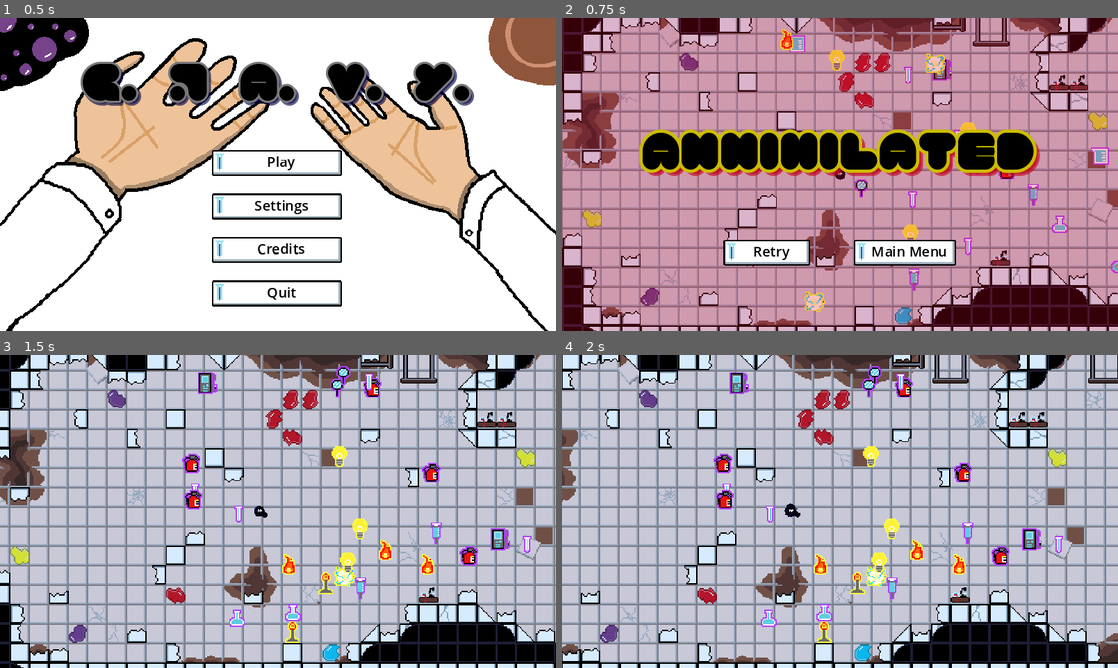
Above: before the commit, frames 1-4 (two rows, left to right).
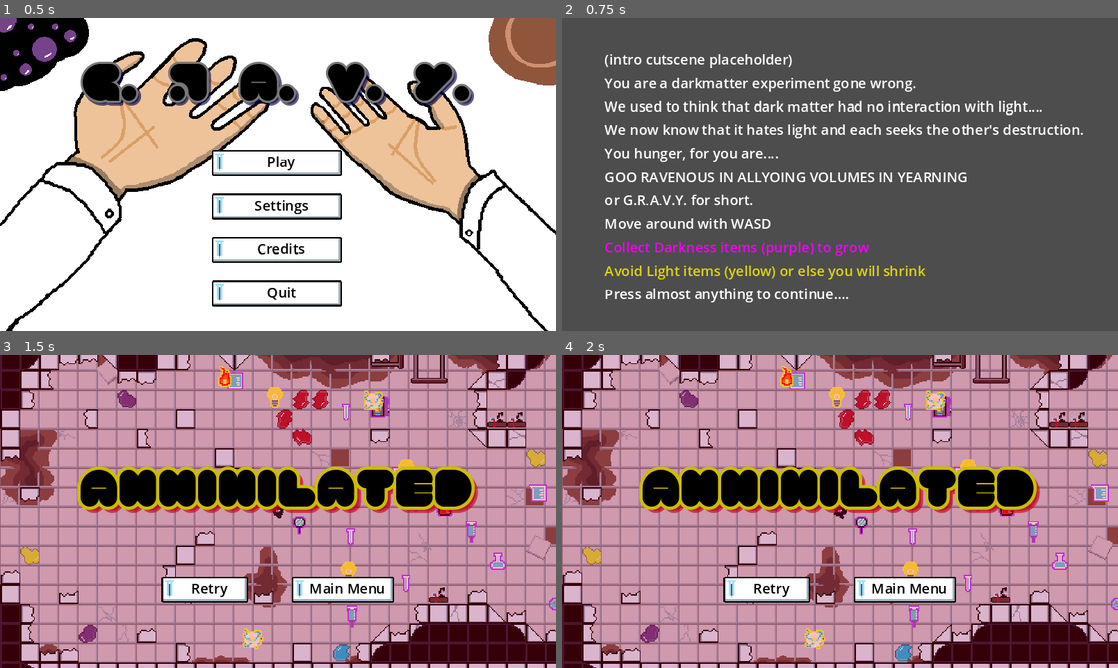
Above: after the commit, the same moments.

Repository: BenBenBenB/godot-testing-2d
Game: Godot game, scene res://scene/main.tscn
Two runs of this game, one before a commit and one after it. Both use one fixed random seed, a clock stepped at 60 frames per second and the inputs below. Sound files missing from this copy of the repository are replaced by a short silence.
Inputs (mouse positions are in pixels of both pictures, inside the frame that each line leads up to):
- Up to frame 1 (0.5 s): no input
- Up to frame 2 (0.75 s): click "Play" at 0.5 s
- Up to frame 3 (1.5 s): click (205, 589) at 1.25 s, where only the run before the commit has a clickable "Retry"
- Up to frame 4 (2 s): no input

Frame 1 is identical in both runs. In frame 2, 100% of the frame differs, in the area x 0-100%, y 0-100%; in frame 3, 98%; in frame 4, 96%.

Commit message:
add intro "cutscene"

Diff:
--- /dev/null
+++ b/scene/cutscene/intro_cutscene.gd
@@ -0,0 +1,16 @@
+extends Level
+
+# Called every frame. 'delta' is the elapsed time since the previous frame.
+func _process(delta):
+	if Input.is_anything_pressed():
+		if no_gnomes():
+			level_ended.emit(1)
+
+func no_gnomes():
+	return (
+		not Input.is_key_pressed(KEY_G)
+		and not Input.is_key_pressed(KEY_N)
+		and not Input.is_key_pressed(KEY_O)
+		and not Input.is_key_pressed(KEY_M)
+		and not Input.is_key_pressed(KEY_E)
+	)
--- /dev/null
+++ b/scene/cutscene/intro_cutscene.tscn
@@ -0,0 +1,72 @@
+[gd_scene load_steps=4 format=3 uid="uid://brsxr2hr3wanu"]
+
+[ext_resource type="Script" path="res://scene/cutscene/intro_cutscene.gd" id="1_xwwkr"]
+
+[sub_resource type="LabelSettings" id="LabelSettings_jophf"]
+font_color = Color(0.95864, 0.000793772, 0.965171, 1)
+
+[sub_resource type="LabelSettings" id="LabelSettings_m04ya"]
+font_color = Color(0.863637, 0.824366, 0.0828528, 1)
+
+[node name="IntroCutscene" type="Node"]
+script = ExtResource("1_xwwkr")
+level_id = -3
+
+[node name="Camera2D" type="Camera2D" parent="."]
+position = Vector2(323, 180)
+
+[node name="VBoxContainer" type="VBoxContainer" parent="."]
+offset_left = 52.0
+offset_top = 36.0
+offset_right = 604.0
+offset_bottom = 302.0
+
+[node name="Label2" type="Label" parent="VBoxContainer"]
+layout_mode = 2
+text = "(intro cutscene placeholder)"
+metadata/_edit_use_anchors_ = true
+
+[node name="Label" type="Label" parent="VBoxContainer"]
+layout_mode = 2
+text = "You are a darkmatter experiment gone wrong."
+metadata/_edit_use_anchors_ = true
+
+[node name="Label3" type="Label" parent="VBoxContainer"]
+layout_mode = 2
+text = "We used to think that dark matter had no interaction with light...."
+metadata/_edit_use_anchors_ = true
+
+[node name="Label4" type="Label" parent="VBoxContainer"]
+layout_mode = 2
+text = "We now know that it hates light and each seeks the other's destruction."
+metadata/_edit_use_anchors_ = true
+
+[node name="Label5" type="Label" parent="VBoxContainer"]
+layout_mode = 2
+text = "You hunger, for you are...."
+
+[node name="Label6" type="Label" parent="VBoxContainer"]
+layout_mode = 2
+text = "GOO RAVENOUS IN ALLYOING VOLUMES IN YEARNING"
+
+[node name="Label7" type="Label" parent="VBoxContainer"]
+layout_mode = 2
+text = "or G.R.A.V.Y. for short."
+
+[node name="Label8" type="Label" parent="VBoxContainer"]
+layout_mode = 2
+text = "Move around with WASD"
+
+[node name="Label9" type="Label" parent="VBoxContainer"]
+layout_mode = 2
+text = "Collect Darkness items (purple) to grow"
+label_settings = SubResource("LabelSettings_jophf")
+
+[node name="Label10" type="Label" parent="VBoxContainer"]
+layout_mode = 2
+text = "Avoid Light items (yellow) or else you will shrink"
+label_settings = SubResource("LabelSettings_m04ya")
+
+[node name="Label11" type="Label" parent="VBoxContainer"]
+layout_mode = 2
+text = "Press almost anything to continue...."
--- a/scene/main.tscn
+++ b/scene/main.tscn
@@ -47,9 +47,17 @@
 level_unlocked = false
 level_path = "level/credits"
 
+[sub_resource type="Resource" id="Resource_djr15"]
+script = ExtResource("2_3thhf")
+level_id = -3
+level_name = ""
+level_completed = false
+level_unlocked = false
+level_path = "cutscene/intro_cutscene"
+
 [node name="Main" type="Node"]
 script = ExtResource("1_l7ohu")
-available_levels = Array[ExtResource("2_3thhf")]([SubResource("Resource_vqbcs"), SubResource("Resource_nwigl"), SubResource("Resource_hi0wg"), SubResource("Resource_0i2j2")])
+available_levels = Array[ExtResource("2_3thhf")]([SubResource("Resource_vqbcs"), SubResource("Resource_nwigl"), SubResource("Resource_hi0wg"), SubResource("Resource_0i2j2"), SubResource("Resource_djr15")])
 
 [node name="PauseTimer" type="Timer" parent="."]
 wait_time = 0.5
--- a/scene/ui/main_menu.gd
+++ b/scene/ui/main_menu.gd
@@ -11,7 +11,7 @@
 
 func _on_play_button_pressed():
 	sfx_player.play_press_sfx()
-	StartLevel.emit(1)
+	StartLevel.emit(-3)
 
 func _on_settings_button_pressed():
 	sfx_player.play_press_sfx()
Not shown: 1 places in scene/main.tscn that only renumber resources
